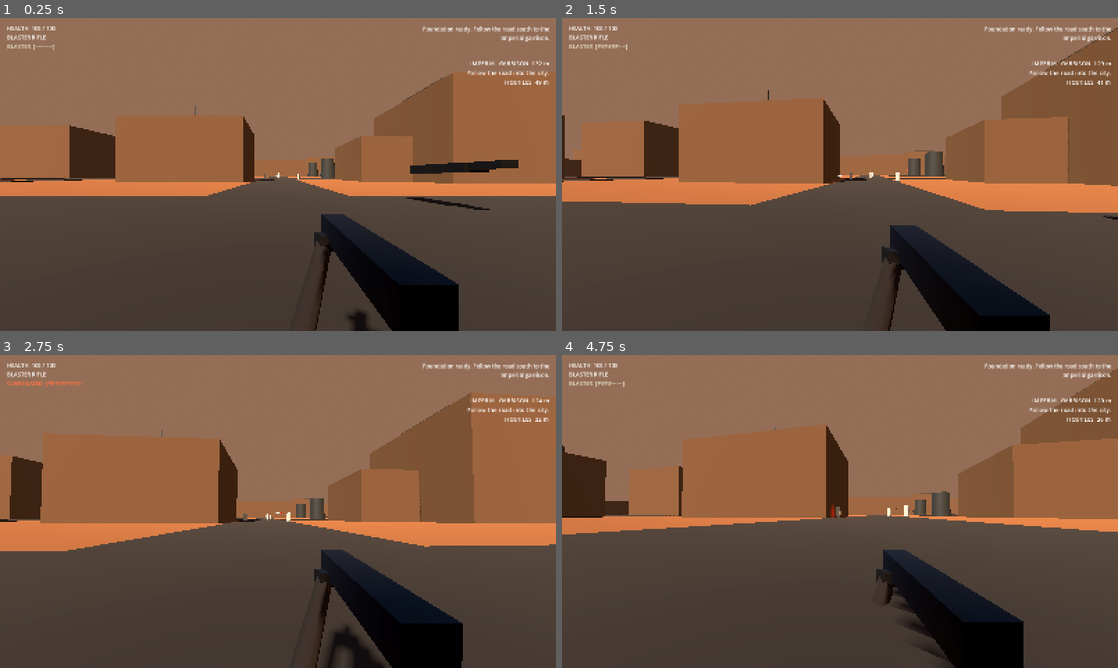
Above: before the commit, frames 1-4 (two rows, left to right).
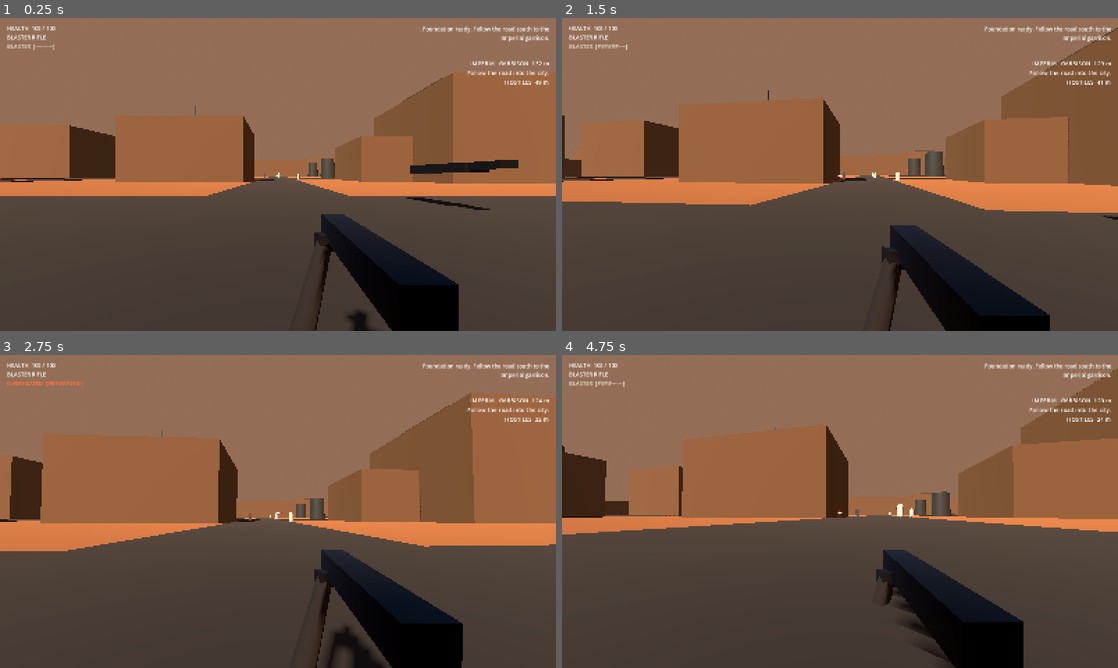
Above: after the commit, the same moments.

Repository: Deputy1389/far-horizon
Game: Godot game, scene res://game/scenes/main.tscn
Same seed, same stepped clock (60 frames per second), same inputs: the game is played once before the commit and once after it.
Inputs (mouse positions are in pixels of both pictures, inside the frame that each line leads up to):
- Up to frame 1 (0.25 s): no input
- Up to frame 2 (1.5 s): tap Enter at 0.5 s; move the mouse to (867, 174) at 0.52 s; press the mouse at (867, 174) at 0.53 s; hold W (move_forward) from 0.53 s (still down); tap Space (jump) at 0.77 s; move the mouse to (812, 174) at 1.27 s; release the mouse at (812, 174) at 1.28 s; right-click (812, 174) at 1.35 s
- Up to frame 3 (2.75 s): keep holding W (move_forward); tap Space (jump) at 1.52 s; click (250, 511) at 1.55 s; move the mouse to (289, 505) at 2.02 s; press the mouse at (289, 505) at 2.03 s; tap C (crouch) at 2.1 s
- Up to frame 4 (4.75 s): keep holding W (move_forward); move the mouse to (834, 517) at 2.77 s; release the mouse at (834, 517) at 2.78 s; click (834, 517) at 2.85 s; tap Space (jump) at 3.02, 3.77, 4.52 s; move the mouse to (878, 514) at 3.52 s; press the mouse at (878, 514) at 3.53 s; tap E (interact) at 3.6 s; move the mouse to (795, 508) at 4.27 s; release the mouse at (795, 508) at 4.28 s; tap Z (prone) at 4.35 s; click (795, 508) at 4.55 s

The runs differ from the first frame. In frame 1, less than 0.1% of the frame differs, in the area x 47-50%, y 50-52%; in frame 2, less than 0.1%; in frame 3, less than 0.1%; in frame 4, 0.2%, in the area x 48-98%, y 20-52%.

Commit message:
ai: coordinate suppressors, flanks, cover reactions, and post-burst repositioning

Diff:
--- a/game/scripts/ai/enemy_soldier.gd
+++ b/game/scripts/ai/enemy_soldier.gd
@@ -34,6 +34,9 @@
 var lost_sight_timer := 0.0
 var last_seen_position := Vector3.ZERO
 var aim_settle_timer := 0.0
+var under_fire_timer := 0.0
+var post_burst_reposition_timer := 0.0
+var flank_commit_timer := 0.0
 
 var visual_root := Node3D.new()
 var muzzle := Marker3D.new()
@@ -147,6 +150,9 @@
 
 	fire_cooldown = maxf(0.0, fire_cooldown - delta)
 	hit_stun = maxf(0.0, hit_stun - delta)
+	under_fire_timer = maxf(0.0, under_fire_timer - delta)
+	post_burst_reposition_timer = maxf(0.0, post_burst_reposition_timer - delta)
+	flank_commit_timer = maxf(0.0, flank_commit_timer - delta)
 	reaction_timer = maxf(0.0, reaction_timer - delta)
 	perception_timer -= delta
 	repath_timer -= delta
@@ -214,28 +220,42 @@
 
 	combat_action_timer -= delta
 	if combat_action_timer <= 0.0:
-		combat_action_timer = rng.randf_range(0.95, 1.75)
+		combat_action_timer = rng.randf_range(1.15, 2.1)
 		strafe_sign = -1.0 if rng.randf() < 0.5 else 1.0
+		squad_manager.release_cover(self)
+
 		if not has_los:
+			# Search toward the last sighting instead of blindly charging the player.
 			combat_move_mode = 5
 		elif distance < 10.5:
+			# Create space aggressively if the player rushes us.
 			combat_move_mode = 6
-		elif health < maximum_health * 0.52 and rng.randf() < 0.62:
+		elif under_fire_timer > 0.0 or health < maximum_health * 0.52:
 			cover_target = _find_cover_target()
 			combat_move_mode = 4 if cover_target != Vector3.ZERO else 1
-		elif distance > preferred_distance + 13.0:
+		elif post_burst_reposition_timer > 0.0:
+			# Shoot, move, shoot. Don't become a stationary turret after every burst.
+			combat_move_mode = 1 if rng.randf() < 0.7 else 2
+		elif squad_role == "suppress":
+			# Suppressors mostly anchor the fight and create firing windows.
+			combat_move_mode = 0 if distance <= preferred_distance + 10.0 else 3
+		elif squad_role == "flank_left":
+			combat_move_mode = 7
+			flank_commit_timer = rng.randf_range(1.2, 2.4)
+		elif squad_role == "flank_right":
+			combat_move_mode = 8
+			flank_commit_timer = rng.randf_range(1.2, 2.4)
+		elif distance > preferred_distance + 10.0:
 			combat_move_mode = 3
 		else:
 			var choice := rng.randf()
-			if choice < 0.34:
+			if choice < 0.48:
 				combat_move_mode = 0
-			elif choice < 0.72:
+			elif choice < 0.78:
 				combat_move_mode = 1
-			elif choice < 0.90:
-				combat_move_mode = 2
 			else:
 				cover_target = _find_cover_target()
-				combat_move_mode = 4 if cover_target != Vector3.ZERO else 0
+				combat_move_mode = 4 if cover_target != Vector3.ZERO else 2
 
 	# Once a burst starts, commit to the shot sequence instead of sprinting while
 	# firing. This alone makes the enemy read much more like a shooter opponent.
@@ -258,12 +278,12 @@
 			desired = last_seen_position + side * 5.5 * strafe_sign
 		6:
 			desired = global_position + away * 8.0 + side * 3.0 * strafe_sign
-
-	if squad_role == "flank_left" and combat_move_mode not in [4, 5, 6]:
-		desired += side * 5.0
-	elif squad_role == "flank_right" and combat_move_mode not in [4, 5, 6]:
-		desired -= side * 5.0
-	elif squad_role == "suppress" and combat_move_mode == 2:
+		7:
+			desired = target_position + away * (preferred_distance + 2.0) + side * 13.0
+		8:
+			desired = target_position + away * (preferred_distance + 2.0) - side * 13.0
+
+	if squad_role == "suppress" and combat_move_mode == 2:
 		desired = target_position + away * (preferred_distance + 7.0)
 
 	desired += _squad_separation() * 3.2
@@ -273,7 +293,7 @@
 	if wants_to_move:
 		move_direction = _avoid_obstacle(move_direction.normalized())
 		var combat_speed := move_speed * 0.82
-		if combat_move_mode in [3, 5]:
+		if combat_move_mode in [3, 5, 7, 8]:
 			combat_speed = move_speed
 		elif combat_move_mode == 6:
 			combat_speed = move_speed * 0.9
@@ -321,6 +341,8 @@
 	fire_cooldown = rng.randf_range(0.13, 0.22) if burst_remaining > 0 else rng.randf_range(0.72, 1.18)
 	if burst_remaining <= 0:
 		squad_manager.release_fire_slot(self)
+		post_burst_reposition_timer = rng.randf_range(0.8, 1.5)
+		combat_action_timer = minf(combat_action_timer, rng.randf_range(0.15, 0.35))
 	var aim_point := target.global_position + Vector3.UP * 1.05
 	var direction := (aim_point - muzzle.global_position).normalized()
 	var inaccuracy: float = lerpf(0.012, 0.032, clampf(distance / engage_distance, 0.0, 1.0))
@@ -371,6 +393,8 @@
 		return
 	health -= amount
 	hit_stun = 0.11
+	under_fire_timer = 2.2
+	combat_action_timer = 0.0
 	visual_root.rotation.x = deg_to_rad(-5.0)
 	if source is Node3D:
 		target = source
@@ -381,6 +405,7 @@
 func _begin_death(direction: Vector3) -> void:
 	dead = true
 	squad_manager.release_fire_slot(self)
+	squad_manager.release_cover(self)
 	death_timer = 2.2
 	death_roll = -1.0 if rng.randf() < 0.5 else 1.0
 	velocity = Vector3.ZERO
@@ -451,7 +476,9 @@
 		if score < best_score:
 			best_score = score
 			best = hide_position
-	return best
+	if best != Vector3.ZERO and squad_manager.reserve_cover(self, best):
+		return best
+	return Vector3.ZERO
 
 
 func _avoid_obstacle(direction: Vector3) -> Vector3:
